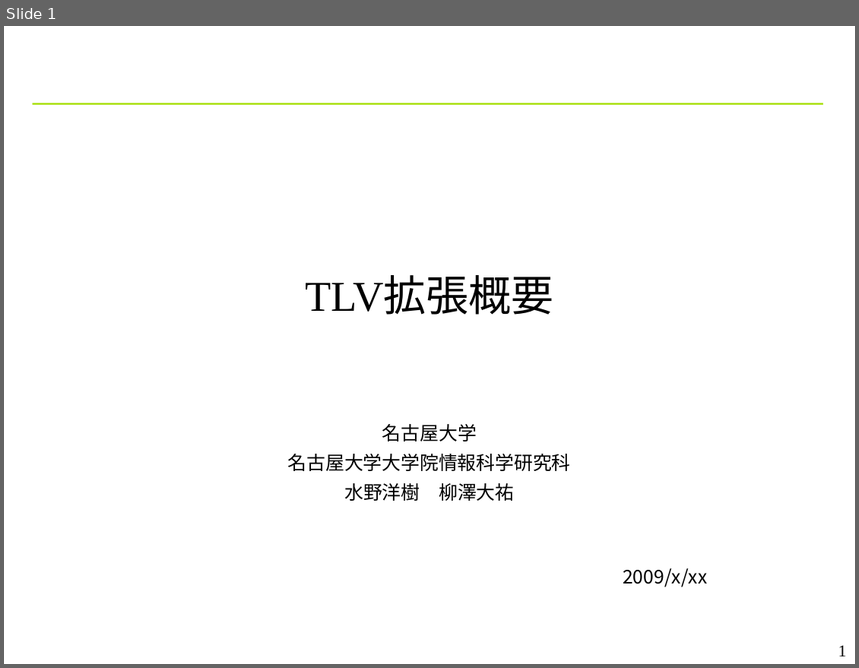
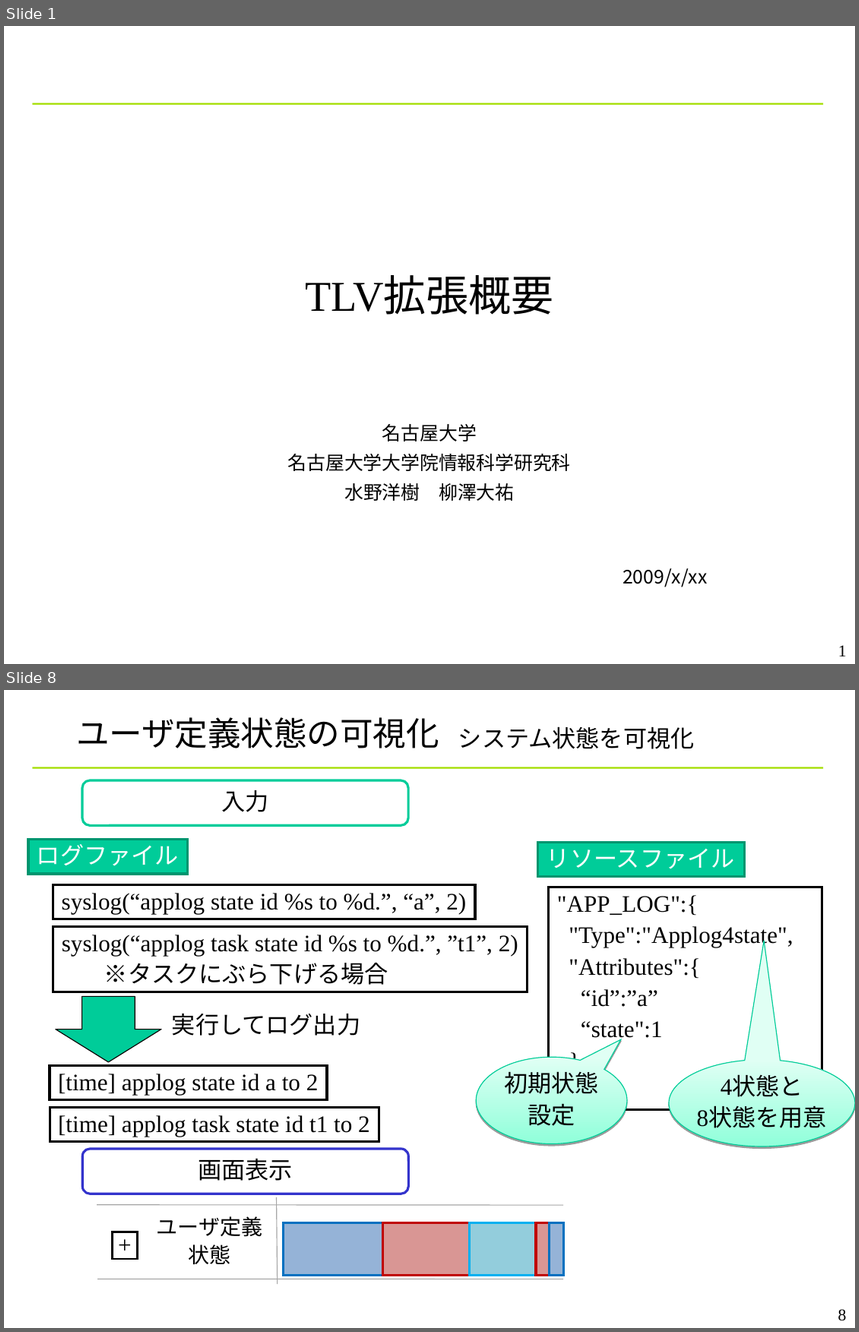
Before and after one commit to YixiaoLi/tlv4mc, a slide deck: doc/phase4/toppers_conference.ppt. Shown one above the other, each under a label of ours: slide 1 before the commit, slides 1 and 8 after it; the slides between them are not shown. The pictures are 859x668 and 859x1332 pixels, drawn with LibreOffice and Linux fonts; fonts in the diff are those of the drawing; background and template pictures are left out. Boxes give left, top, right and bottom in pixels: in the first picture for what was removed or moved away, otherwise in the second. Text is boxed around its words. In the diff, an @@ line names an element or a change of style, - is before the commit and + after.

```diff
--- a/doc/phase4/toppers_conference.ppt
+++ b/doc/phase4/toppers_conference.ppt
@@ slide 8 added at (x1=4, y1=690, x2=855, y2=1328), background #FFFFFF; not listed: 1 template element that a slide beside it also shows @@
@@ title added at (x1=76, y1=717, x2=439, y2=749), 28 pt, text #000000 @@
+ユーザ定義状態の可視化
@@ text added at (x1=458, y1=726, x2=695, y2=749), 20 pt, text #000000 @@
+システム状態を可視化
@@ rounded rectangle added at (x1=82, y1=780, x2=408, y2=825), fill #FFFFFF, outline #00CC99 2.01 pt, 20 pt, text #000000 @@
+入力
@@ group added at (x1=28, y1=840, x2=528, y2=1142): 5 rectangles, 1 down arrow, 1 text @@
+syslog(“applog state id %s to %d.”, “a”, 2)
+ログファイル
+syslog(“applog task state id %s to %d.”, ”t1”, 2)
+  ※タスクにぶら下げる場合
+[time] applog state id a to 2
+[time] applog task state id t1 to 2
+実行してログ出力
@@ group added at (x1=477, y1=842, x2=855, y2=1147): 2 rectangles, 2 speech bubbles @@
+"APP_LOG":{
+"Type":"Applog4state",
+"Attributes":{
+“id”:”a”
+“state":1
+}
+}
+リソースファイル
+4状態と
+8状態を用意
+初期状態
+設定
@@ rounded rectangle added at (x1=82, y1=1149, x2=408, y2=1194), fill #FFFFFF, outline #3333CC 2.01 pt, 20 pt, text #000000 @@
+画面表示
@@ group added at (x1=97, y1=1198, x2=564, y2=1284): 6 rectangles, 3 lines, 1 text @@
+ユーザ定義
+状態
++
@@ page number added at (x1=838, y1=1309, x2=847, y2=1322), 14 pt, text #000000 @@
+8
```
Also in this commit, not shown: 5 slides changed, 3 other slides added, 3 slides removed.
